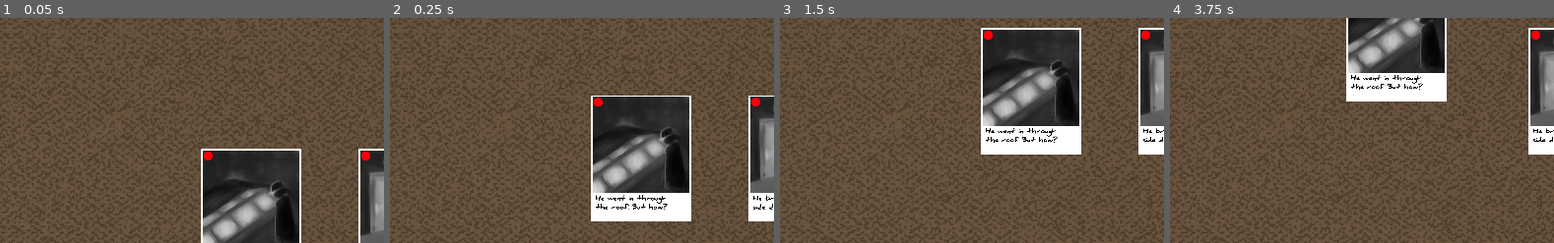
Above: before the commit, frames 1-4 (left to right).
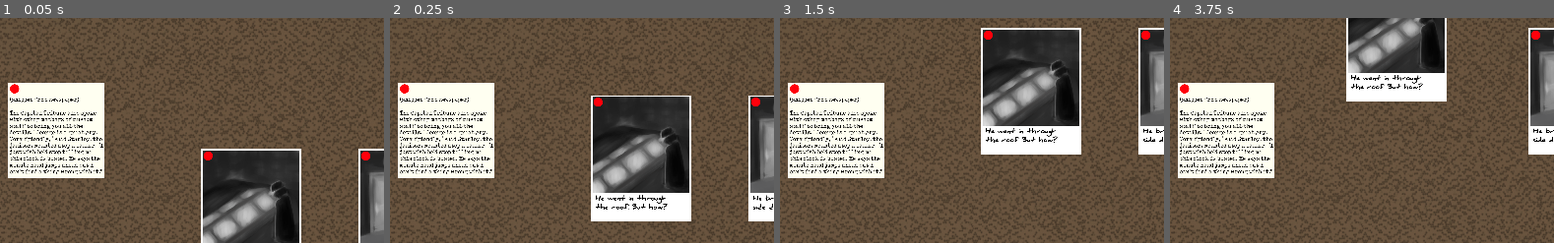
Above: after the commit, the same moments.

Repository: IanWark/VGADGameJamWinter2019
Game: Godot game, scene res://scenes/game_screen.tscn
The game is run twice, just before and just after one commit, with the same random seed, the same clock (stepped at 60 frames per second) and the same inputs.
Inputs (mouse positions are % of the whole screen's width and height, from its top left):
- Up to frame 1 (0.05 s): no input
- Up to frame 2 (0.25 s): no input
- Up to frame 3 (1.5 s): drag from (5, 7) to (27, 20) at 0.52 s; tap Enter at 1.25 s; drag from (11, 20) to (31, 42) at 1.27 s
- Up to frame 4 (3.75 s): tap Space at 2, 3.5 s; move the mouse to (22, 7) at 2.02 s; press the mouse at (22, 7) at 2.03 s; release the mouse at (22, 7) at 2.75 s; tap Enter at 2.75 s; drag from (27, 20) to (31, 42) at 2.77 s; drag from (31, 42) to (22, 7) at 3.52 s
The pictures show only the part of the screen within x 4-54%, y 38-88%; the shares and areas given below are measured in that part.

The runs differ from the first frame. In frame 1, 11% of the frame differs, in the area x 2-28%, y 28-72%; in frame 2, 11%; in frame 3, 11%; in frame 4, 11%.

Commit message:
Add clock clue

Diff:
--- /dev/null
+++ b/scenes/clues/clock.tscn
@@ -0,0 +1,73 @@
+[gd_scene load_steps=4 format=2]
+
+[ext_resource path="res://scenes/clues/clue.tscn" type="PackedScene" id=1]
+[ext_resource path="res://fonts/Tox Typewriter.ttf" type="DynamicFontData" id=2]
+
+[sub_resource type="DynamicFont" id=1]
+
+size = 32
+use_mipmaps = false
+use_filter = false
+font_data = ExtResource( 2 )
+_sections_unfolded = [ "Font", "Settings" ]
+
+[node name="clue" index="0" instance=ExtResource( 1 )]
+
+texture = null
+
+[node name="ColorRect" type="ColorRect" parent="." index="0"]
+
+anchor_left = 0.0
+anchor_top = 0.0
+anchor_right = 0.0
+anchor_bottom = 0.0
+margin_left = -250.0
+margin_top = -250.0
+margin_right = 249.0
+margin_bottom = 249.0
+rect_pivot_offset = Vector2( 0, 0 )
+rect_clip_content = false
+mouse_filter = 2
+mouse_default_cursor_shape = 0
+size_flags_horizontal = 1
+size_flags_vertical = 1
+color = Color( 1, 1, 0.94902, 1 )
+
+[node name="RichTextLabel" type="RichTextLabel" parent="." index="1"]
+
+anchor_left = 0.0
+anchor_top = 0.0
+anchor_right = 0.0
+anchor_bottom = 0.0
+margin_left = -243.0
+margin_top = -248.0
+margin_right = 254.0
+margin_bottom = 249.0
+rect_pivot_offset = Vector2( 0, 0 )
+rect_clip_content = true
+mouse_filter = 2
+mouse_default_cursor_shape = 0
+size_flags_horizontal = 1
+size_flags_vertical = 1
+custom_fonts/normal_font = SubResource( 1 )
+custom_colors/default_color = Color( 0, 0, 0, 1 )
+bbcode_enabled = true
+bbcode_text = "
+
+(snippet from newspaper)
+
+The Capital Tribune also spoke with other members of museum staff to bring you all the details. \"George is a great guy. Very friendly,\" said Stanley, the janitor, mounted atop a ladder. \"I just wish he'd stop telling me this clock is busted. He says the minute hand jumps ahead but I can't find a thing wrong with it!\""
+visible_characters = -1
+percent_visible = 1.0
+meta_underlined = true
+tab_size = 4
+text = "
+
+(snippet from newspaper)
+
+The Capital Tribune also spoke with other members of museum staff to bring you all the details. \"George is a great guy. Very friendly,\" said Stanley, the janitor, mounted atop a ladder. \"I just wish he'd stop telling me this clock is busted. He says the minute hand jumps ahead but I can't find a thing wrong with it!\""
+scroll_active = true
+scroll_following = false
+selection_enabled = false
+override_selected_font_color = false
+_sections_unfolded = [ "BBCode" ]
--- a/scenes/game_screen.tscn
+++ b/scenes/game_screen.tscn
@@ -10,6 +10,7 @@
 [ext_resource path="res://scenes/clues/crowbar.tscn" type="PackedScene" id=8]
 [ext_resource path="res://scenes/clues/key.tscn" type="PackedScene" id=9]
 [ext_resource path="res://scenes/clues/panel.tscn" type="PackedScene" id=10]
+[ext_resource path="res://scenes/clues/clock.tscn" type="PackedScene" id=11]
 
 [sub_resource type="Gradient" id=1]
 
@@ -23,7 +24,7 @@
 gradient = SubResource( 1 )
 width = 2048
 
-[node name="Main" type="Node" index="0"]
+[node name="Main" type="Node"]
 
 script = ExtResource( 1 )
 _sections_unfolded = [ "Margin" ]
@@ -288,3 +289,7 @@
 [node name="clue" parent="." index="10" instance=ExtResource( 10 )]
 
 position = Vector2( 875, 309 )
+
+[node name="clue2" parent="." index="11" instance=ExtResource( 11 )]
+
+position = Vector2( 127, 371 )
Not shown: 1 places in scenes/game_screen.tscn that only renumber resources
